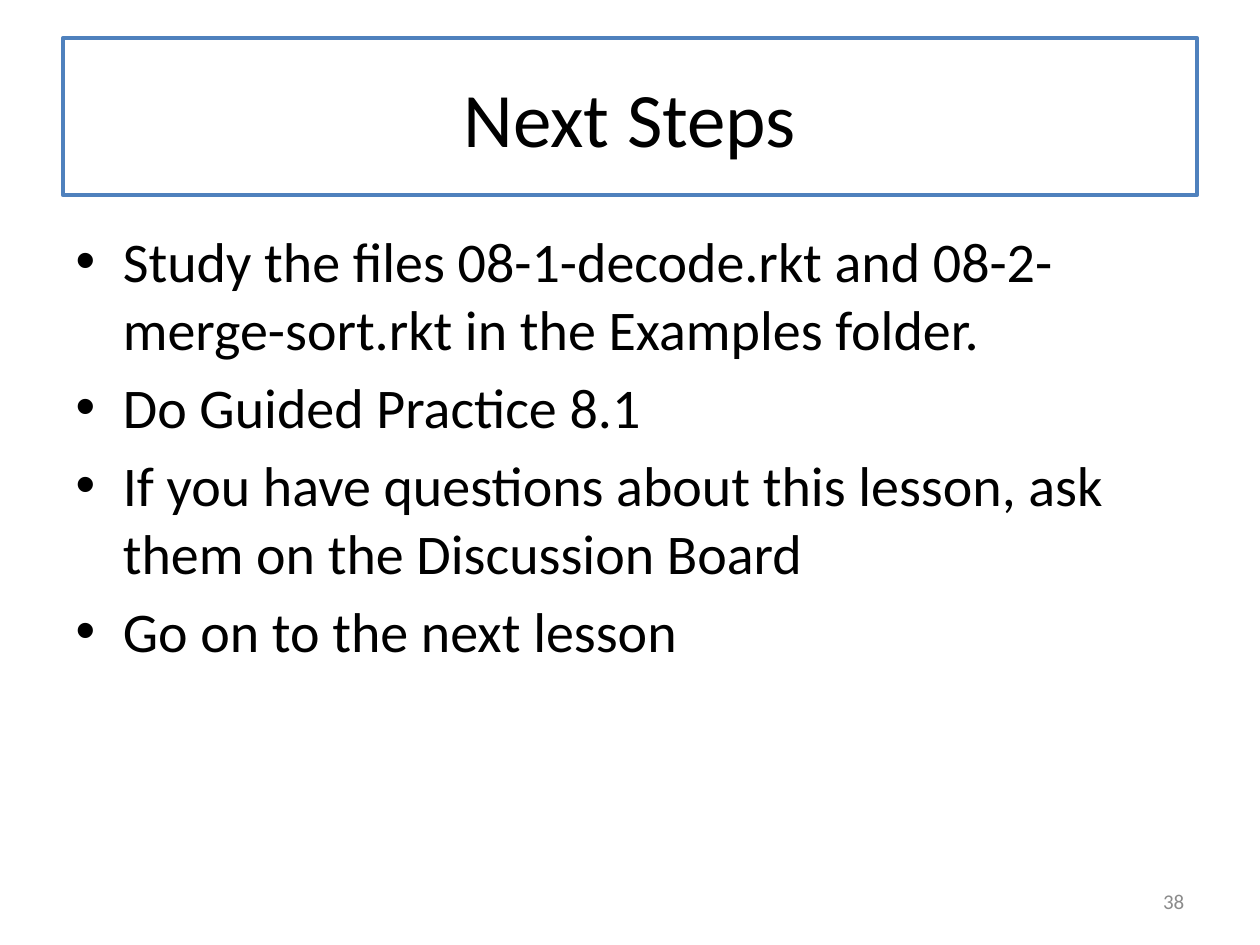
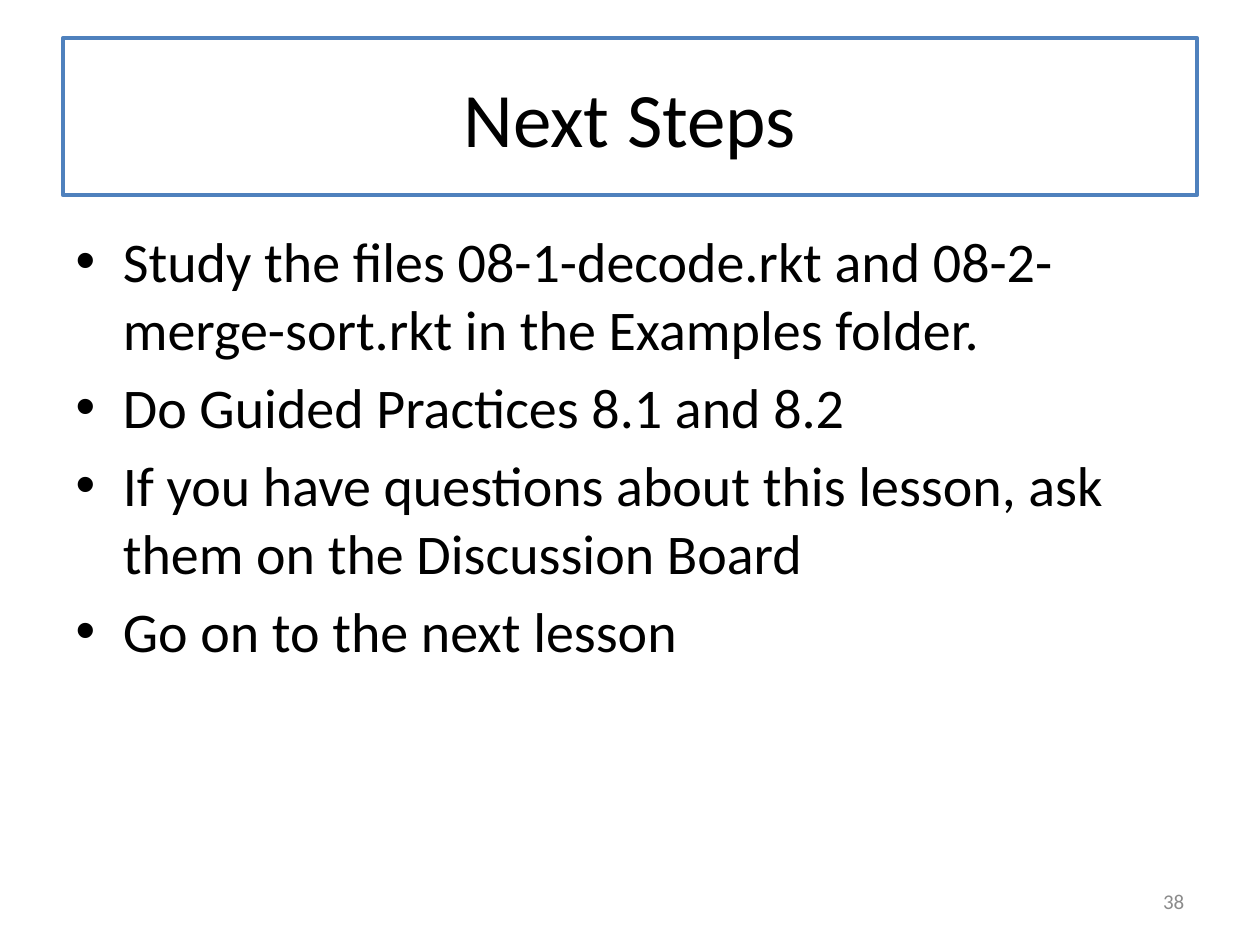
Before and after one commit to mwand/cs5010f17, a slide deck: slide 38 of Slides/Lesson 8.1 General Recursion.pptx. Drawn at 1260x945 pixels with LibreOffice and Linux fonts; fonts in the diff are those of the drawing. Boxes give left, top, right and bottom in pixels: in the first picture for what was removed or moved away, otherwise in the second. Text is boxed around its words. In the diff, an @@ line names an element or a change of style, - is before the commit and + after.

```diff
--- a/Slides/Lesson 8.1 General Recursion.pptx
+++ b/Slides/Lesson 8.1 General Recursion.pptx
@@ text at (123, 389, 844, 429): text changed @@
-• Do Guided Practice 8.1
+• Do Guided Practices 8.1 and 8.2
```
Also in this commit, not shown: 1 other file.
